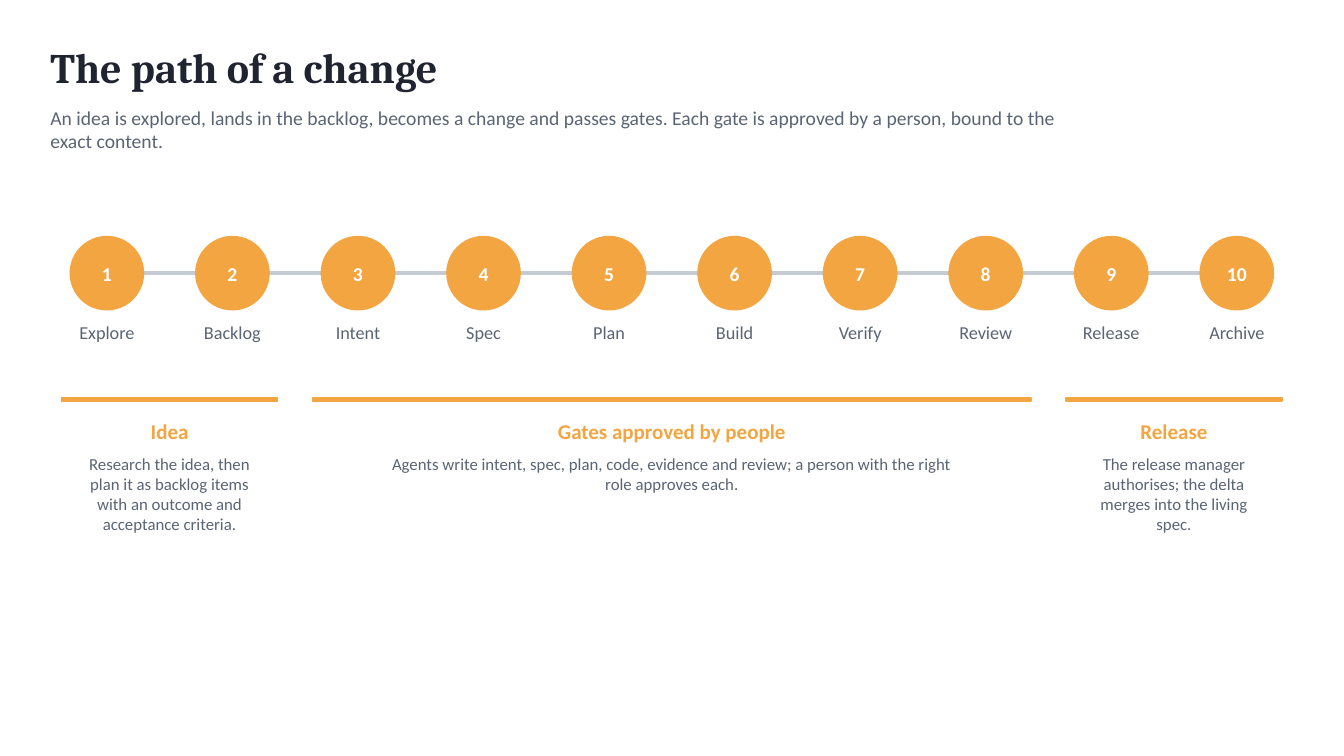
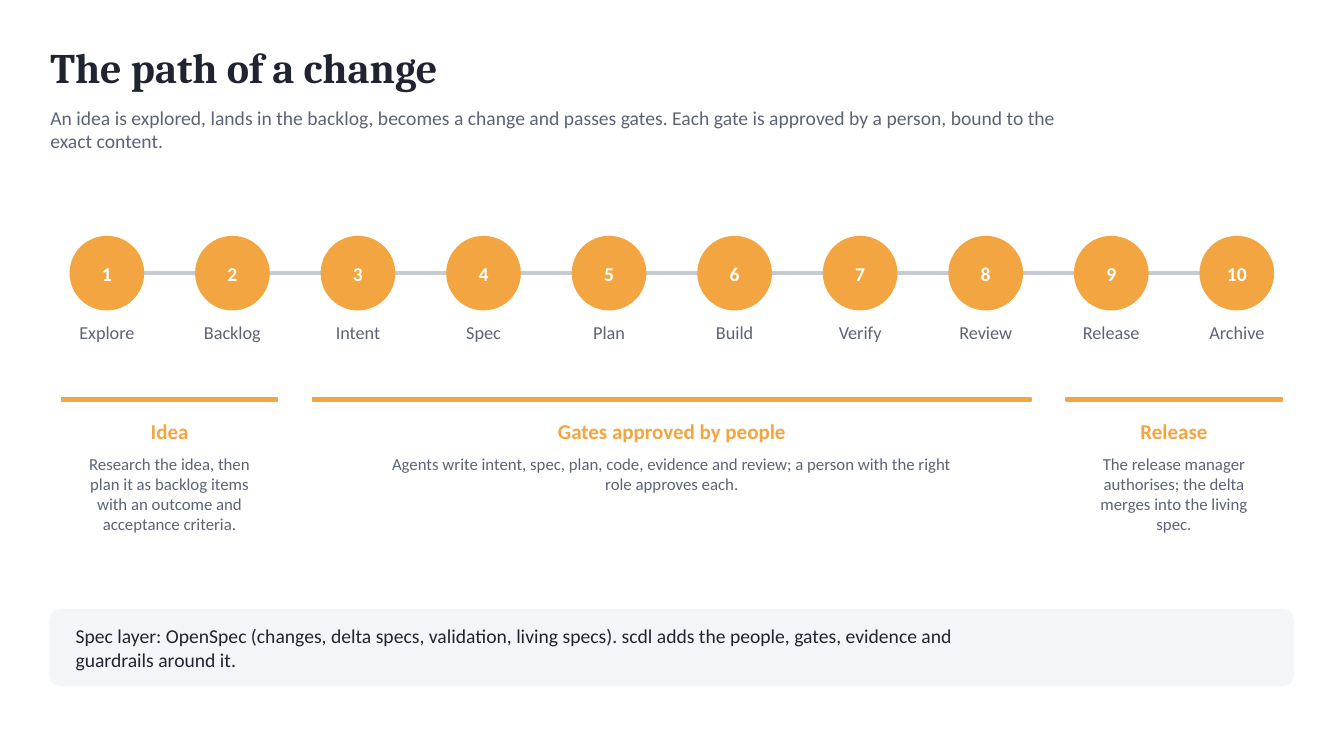
Before and after one commit to marin-ai-tech/sdlc, a slide deck: slide 3 of docs/demo/scdl-calculator-demo.en.pptx. Drawn at 1344x756 pixels with LibreOffice and Linux fonts; fonts in the diff are those of the drawing. Boxes give left, top, right and bottom in pixels: in the first picture for what was removed or moved away, otherwise in the second. Text is boxed around its words. In the diff, an @@ line names an element or a change of style, - is before the commit and + after.

```diff
--- a/docs/demo/scdl-calculator-demo.en.pptx
+++ b/docs/demo/scdl-calculator-demo.en.pptx
@@ rounded rectangle added at bbox=[50, 610, 1294, 686], fill #F3F5F8, outline #F3F5F8 1 pt @@
@@ text added at bbox=[76, 629, 951, 671], 14 pt, text #1F2430 @@
+Spec layer: OpenSpec (changes, delta specs, validation, living specs). scdl adds the people, gates, evidence and
+guardrails around it.
```
Also in this commit, not shown: 10 other slides changed, 3 slides added, 37 other files.
